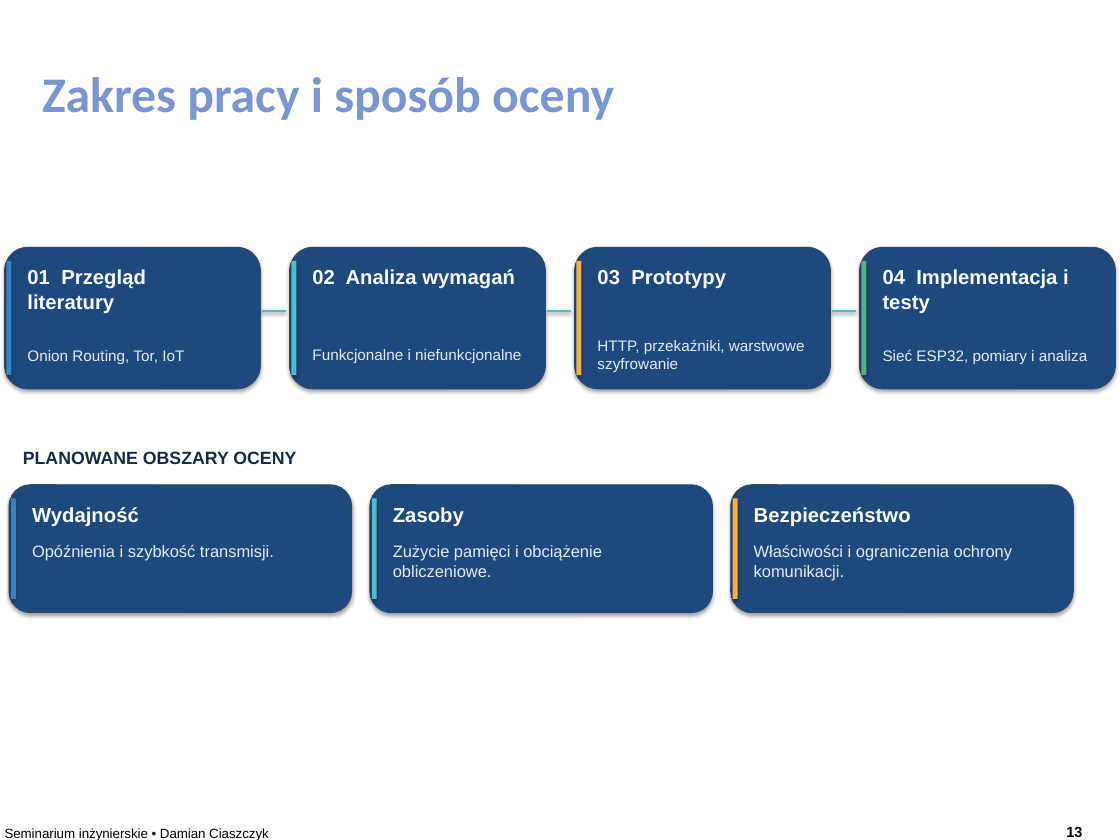
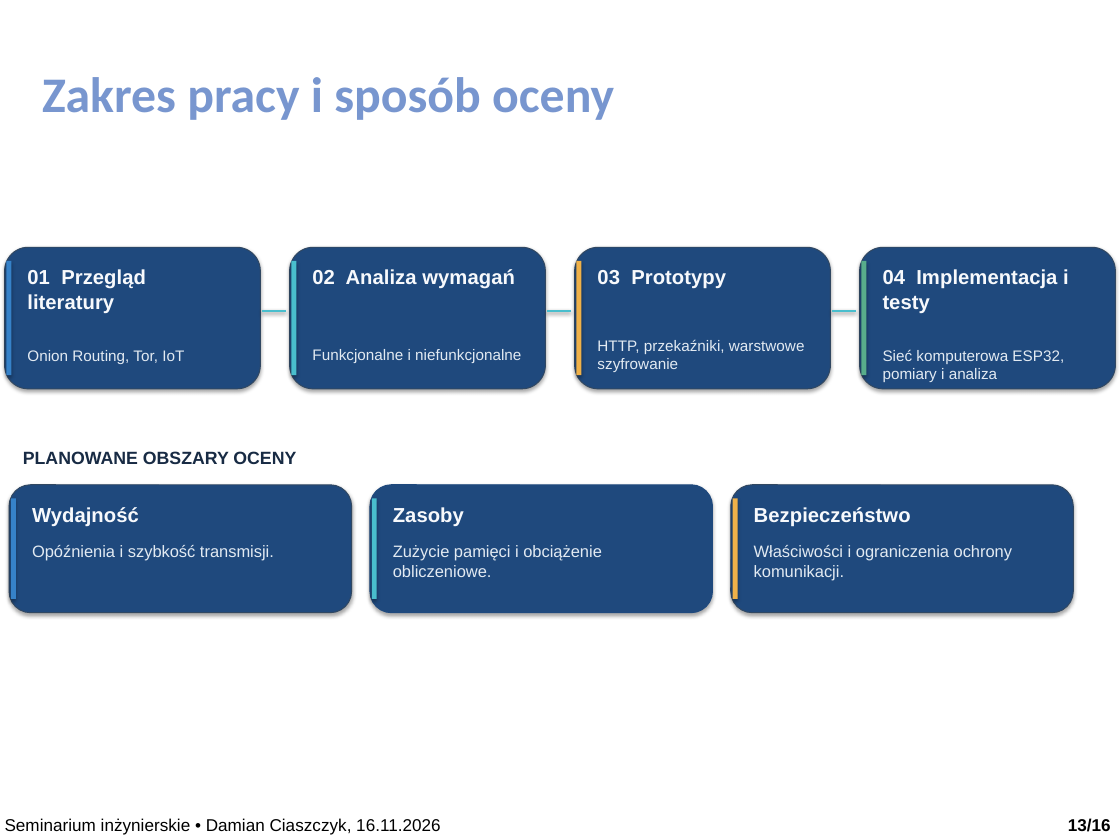
Before and after one commit to dciaszczyk/Engineering_Diploma, a slide deck: slide 13 of prezentacja/prezentacja_seminarka.pptx. Drawn at 1120x840 pixels with LibreOffice and Linux fonts; fonts in the diff are those of the drawing. Boxes give left, top, right and bottom in pixels: in the first picture for what was removed or moved away, otherwise in the second. Text is boxed around its words. In the diff, an @@ line names an element or a change of style, - is before the commit and + after.

```diff
--- a/prezentacja/prezentacja_seminarka.pptx
+++ b/prezentacja/prezentacja_seminarka.pptx
@@ text at box(883, 350, 1064, 382): text changed @@
-Sieć ESP32, pomiary i analiza
+Sieć komputerowa ESP32, pomiary i analiza
@@ text at box(5, 818, 440, 835): text changed; size 8.5 to 11 pt @@
-Seminarium inżynierskie • Damian Ciaszczyk
+Seminarium inżynierskie • Damian Ciaszczyk, 16.11.2026
@@ text at box(1068, 818, 1111, 832): text changed; size 9.3 to 11 pt @@
-13
+13/16
```
Also in this commit, not shown: 15 other slides changed, 1 other file.
